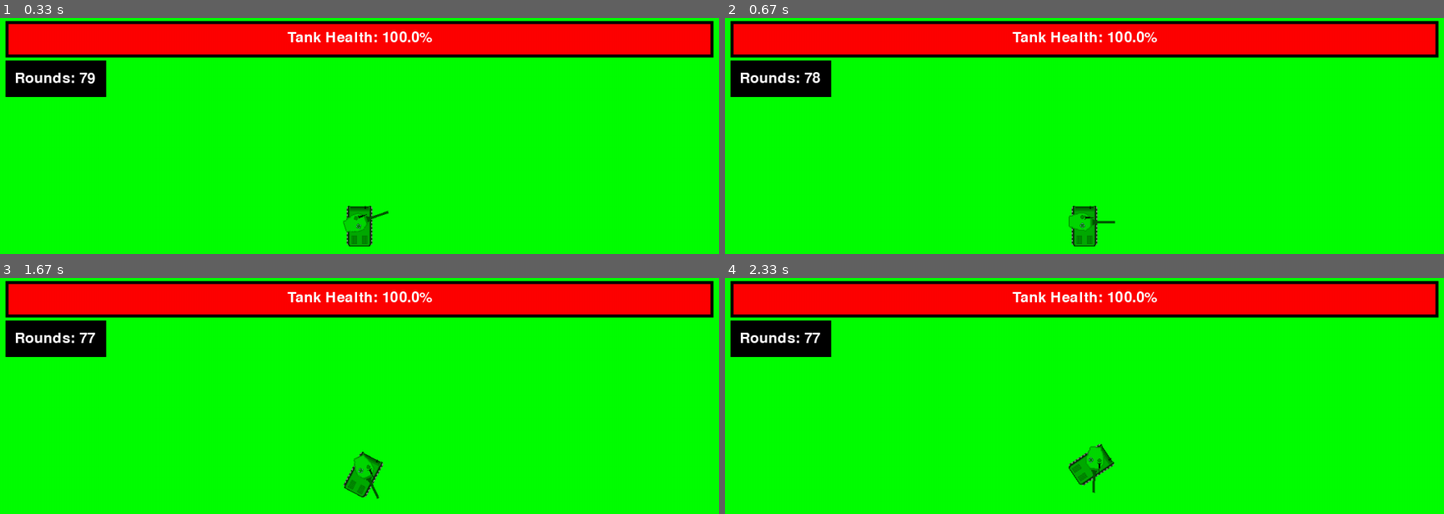
Above: before the commit, frames 1-4 (two rows, left to right).
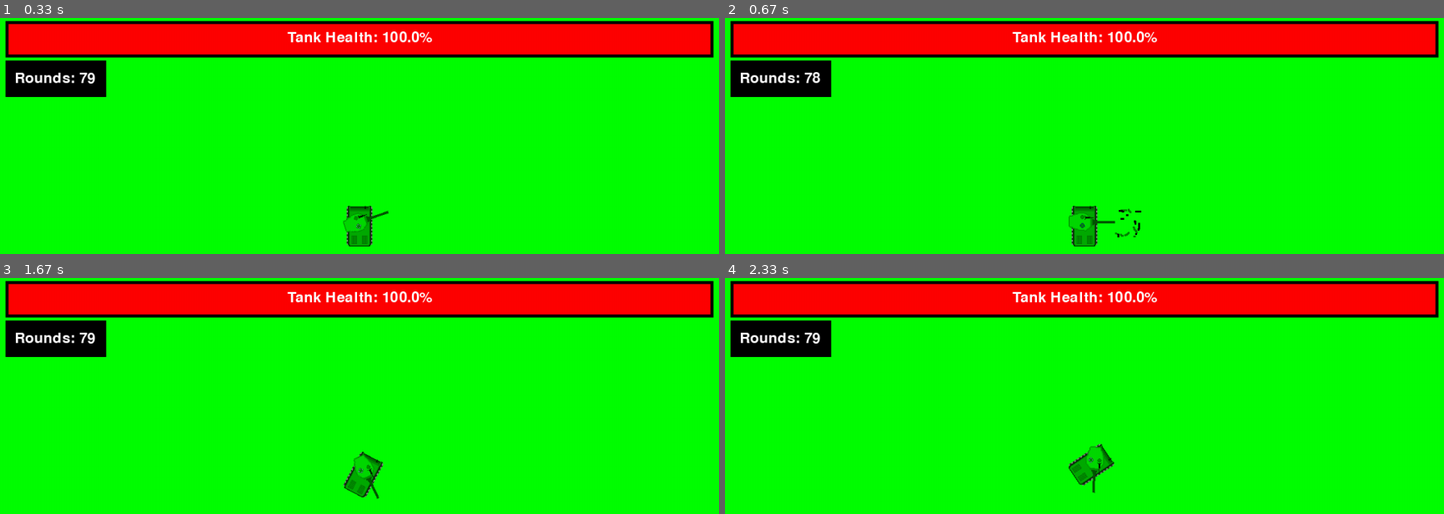
Above: after the commit, the same moments.

Repository: lorenzosharks/pygame_thingamajig
Game: pygame game, started from game.py
The game is run twice, just before and just after one commit, with the same random seed, the same clock (stepped at 60 frames per second) and the same inputs.
Inputs (mouse positions are in pixels of both pictures, inside the frame that each line leads up to):
- Up to frame 1 (0.33 s): no input
- Up to frame 2 (0.67 s): press the mouse at (1328, 209) at 0.37 s; move the mouse to (1206, 228) at 0.47 s; release the mouse at (1091, 249) at 0.6 s
- Up to frame 3 (1.67 s): tap B at 0.67 s; hold D 1-1.47 s; click (outside the picture) at 1.08 s; hold W from 1.5 s (still down); click (258, 509) at 1.58 s; tap 1 at 1.65 s
- Up to frame 4 (2.33 s): release W at 1.8 s; hold D 1.83-2.3 s; click (911, 398) at 1.92 s; tap B at 1.98 s

Frame 1 is identical in both runs. In frame 2, 0.1% of the frame differs, in the area x 49-58%, y 80-93%; in frame 3, less than 0.1%; in frame 4, less than 0.1%.

Commit message:
ah what ever

Diff:
--- a/game.py
+++ b/game.py
@@ -1,6 +1,7 @@
 import pygame
 import sys
 import math
+import tank_turret_animation
 
 pygame.init()
 
@@ -58,7 +59,7 @@
 backward_speed = 1
 muzzle_velocity = 10000
 rounds = 79
-reload_speed = 0 # In milliseconds
+reload_speed = 5000 # In milliseconds
 tank_shell_reload_time = 1000 # In milliseconds
 
 # Other flags
@@ -87,8 +88,32 @@
         angle -= 360
     return angle
 
+#Sprite sheet thing
+
+current_sprite = 18
+animation_clock = pygame.time.Clock()
+animation_speed = 10
+animation_complete = True
+
+# Load the spritesheet image
+spritesheet_image = pygame.image.load('better_turret_sprite_sheet.png')
+
+# Dimensions of each sprite
+sprite_height = spritesheet_image.get_height()
+
+# Calculate the number of sprites in the image
+num_sprites = spritesheet_image.get_width() // 50
+
+# Create a list to hold each sprite
+sprites = []
+for i in range(num_sprites):
+    sprite = spritesheet_image.subsurface((i * 50, 0, 50, sprite_height))
+    sprites.append(sprite)
+
+
 while run:
     screen.fill("Green")  # Green background
+
 
     # Reload, shooting, and closing things
     for event in pygame.event.get():
@@ -105,13 +130,14 @@
                     # Calculate initial velocity components based on turret angle
                     velocity_x = muzzle_velocity * math.cos(math.radians(current_shell_angle))
                     velocity_y = -muzzle_velocity * math.sin(math.radians(current_shell_angle))
-
                     shells.append((turret_x, turret_y, current_shell_angle, velocity_x, velocity_y, pygame.time.get_ticks()))
 
                     rounds -= 1
 
                     start_reload = pygame.time.get_ticks()
                     reload = True
+
+                    animation_complete = False
 
     if reload:
         current_time = pygame.time.get_ticks()
@@ -289,6 +315,22 @@
     screen.blit(rotated_body, rotated_rect.topleft)
     screen.blit(rotated_turret, rotated_rect_turret.topleft)
 
+    # Animation logic
+    if not animation_complete:
+        # Calculate rotated sprite
+        rotated_sprite = pygame.transform.rotate(sprites[current_sprite], current_turret_angle - 90)
+        rotated_rect_sprite = rotated_sprite.get_rect(center=(turret_x, turret_y))
+
+        # Draw rotated sprite
+        screen.blit(rotated_sprite, rotated_rect_sprite.topleft)
+
+        # Update animation frame
+        current_sprite = (current_sprite + 1) % num_sprites
+
+        # Check if animation is complete
+        if current_sprite == 18:
+            animation_complete = True  # Mark animation as complete once all frames have been shown
+
     # Draw health bar
     healthbar = pygame.draw.rect(screen, (0, 0, 0), (35, 5, screenW - 70, 60))
     pygame.draw.rect(screen, (255, 0, 0), (40, 10, health, 50))
--- /dev/null
+++ b/tank_turret_animation.py
@@ -0,0 +1,28 @@
+import pygame
+import sys
+
+def run_spritesheet_animation(image_path, sprite_width, x, y, angle):
+
+
+    # Load the spritesheet image
+    spritesheet_image = pygame.image.load(image_path)
+
+    # Dimensions of each sprite
+    sprite_height = spritesheet_image.get_height()
+
+    # Calculate the number of sprites in the image
+    num_sprites = spritesheet_image.get_width() // sprite_width
+
+    # Create a list to hold each sprite
+    sprites = []
+    for i in range(num_sprites):
+        sprite = spritesheet_image.subsurface((i * sprite_width, 0, sprite_width, sprite_height))
+        sprites.append(sprite)
+
+    # Animation settings
+    current_sprite = 0
+    clock = pygame.time.Clock()
+
+
+# Usage example:
+run_spritesheet_animation('better_turret_sprite_sheet.png', 50, 250, 250, 1000)
--- a/test.py
+++ b/test.py
@@ -5,9 +5,13 @@
 pygame.init()
 
 # Load images
-tank_body = pygame.image.load("tank.png")  # Replace "tank.png" with the path to your image
-tank_turret = pygame.image.load("turret_larger.png")  # Replace "turret.png" with the path to your image
+tank_body = pygame.image.load("better_body.png")  # Replace with your image path
+tank_turret = pygame.image.load("better_turret.png")  # Replace with your image path
 shell = pygame.image.load("bullet.png")
+
+# Load turret animation module
+
+# Assuming tank_turret_animation.py contents are integrated here
 
 # Screen setup
 pixels = pygame.display.Info()
@@ -15,7 +19,7 @@
 screenH = pixels.current_h - 50
 
 sizeW = 50
-sizeH = 50
+sizeH = 100
 
 x = screenW // 2 - tank_body.get_width() // 2
 y = screenH // 2 - tank_body.get_height() // 2
@@ -27,7 +31,7 @@
 # Screen and clock setup
 dt = 0
 clock = pygame.time.Clock()
-pygame.display.set_caption("Thing")
+pygame.display.set_caption("Tank Game")
 run = True
 screen = pygame.display.set_mode((screenW, screenH))
 allowed = True
@@ -43,7 +47,7 @@
 angle_radians = 0
 
 # Turret rotation speed (degrees per second)
-max_turret_rotation_speed = 10000
+max_turret_rotation_speed = 60
 current_turret_angle = 0
 current_shell_angle = 0
 
@@ -52,9 +56,25 @@
 tank_speed = 0
 body_rotation_speed = 1
 backward_speed = 1
+muzzle_velocity = 10000
+rounds = 79
+reload_speed = 5000  # In milliseconds
+tank_shell_reload_time = 1000  # In milliseconds
 
 # Other flags
 allowed_rotation = True
+allowed_fire = True
+disable_reload = False
+tank_reload_time = False
+
+# Other thingamajigs
+velocity_x = 0
+velocity_y = 0
+
+# Reload logic
+start_reload = None
+reload = False
+bruh = False
 
 # Shell data structure
 shells = []
@@ -67,22 +87,90 @@
         angle -= 360
     return angle
 
+# Sprite sheet thing
+
+current_sprite = 18
+animation_clock = pygame.time.Clock()
+animation_speed = 10
+animation_complete = True
+
+# Load the spritesheet image
+spritesheet_image = pygame.image.load('better_turret_sprite_sheet.png')
+
+# Dimensions of each sprite
+sprite_height = spritesheet_image.get_height()
+
+# Calculate the number of sprites in the image
+num_sprites = spritesheet_image.get_width() // 50
+
+# Create a list to hold each sprite
+sprites = []
+for i in range(num_sprites):
+    sprite = spritesheet_image.subsurface((i * 50, 0, 50, sprite_height))
+    sprites.append(sprite)
+
+# Main loop
 while run:
-    screen.fill("green")
-
+
+    screen.fill("Green")  # Green background
+
+    # Handle events
     for event in pygame.event.get():
         if event.type == pygame.QUIT:
             run = False
 
         if event.type == pygame.MOUSEBUTTONDOWN:
-            mouse_buttons = pygame.mouse.get_pressed()
-            if mouse_buttons[0]:
-                turret_x = x + sizeW // 2
-                turret_y = y + sizeH // 2
-                shells.append((turret_x, turret_y, current_shell_angle))
-
+            if reload == False and allowed_fire == True:
+                mouse_buttons = pygame.mouse.get_pressed()
+                if mouse_buttons[0]:
+                    turret_x = x + sizeW // 2
+                    turret_y = y + sizeH // 2
+
+                    # Calculate initial velocity components based on turret angle
+                    velocity_x = muzzle_velocity * math.cos(math.radians(current_shell_angle))
+                    velocity_y = -muzzle_velocity * math.sin(math.radians(current_shell_angle))
+                    shells.append((turret_x, turret_y, current_shell_angle, velocity_x, velocity_y, pygame.time.get_ticks()))
+
+                    rounds -= 1
+                    start_reload = pygame.time.get_ticks()
+                    reload = True
+                    animation_complete = False
+
+    # Reload logic
+    if reload:
+        current_time = pygame.time.get_ticks()
+        elapsed_time_reload = current_time - start_reload
+        if elapsed_time_reload >= reload_speed:
+            reload = False
+
+    # Update allowed fire flag
+    if rounds <= 0:
+        allowed_fire = False
+    elif rounds > 0:
+        allowed_fire = True
+
+    # Key handling
     key = pygame.key.get_pressed()
 
+    # Reload handling
+    if disable_reload == False and tank_reload_time == False:
+        key_reload = pygame.key.get_pressed()
+        if key_reload[pygame.K_b]:
+            rounds += 1
+            tank_start_reload_time = pygame.time.get_ticks()
+            print("b")
+            bruh = True
+            tank_reload_time = True
+
+    # Tank reload handling
+    if bruh:
+        bruh_current_time = pygame.time.get_ticks()
+        bruh_elapsed_time_reload = bruh_current_time - tank_start_reload_time
+        if bruh_elapsed_time_reload >= tank_shell_reload_time:
+            tank_reload_time = False
+            bruh = False
+
+    # Key controls
     if key[pygame.K_1]:
         allowed_rotation = False
 
@@ -122,6 +210,7 @@
         angle = 0
         shells.clear()
 
+    # Health management
     if health < 0:
         health = 0
         allowed = False
@@ -133,6 +222,7 @@
             if key[pygame.K_p]:
                 health += 5
 
+    # Screen boundaries
     if x < 0:
         x = 0
     elif x > screenW - sizeW:
@@ -142,9 +232,7 @@
     elif y > screenH - sizeH:
         y = screenH - sizeH
 
-    rotated_body = pygame.transform.rotate(tank_body, angle)
-    rotated_rect = rotated_body.get_rect(center=(x + sizeW // 2, y + sizeH // 2))
-
+    # Turret aiming and rotation
     if allowed_rotation:
         mouse_x, mouse_y = pygame.mouse.get_pos()
         turret_x = x + sizeW // 2
@@ -183,29 +271,76 @@
         else:
             current_shell_angle -= rotation_speed
 
+    # Rotated images
+    rotated_body = pygame.transform.rotate(tank_body, angle)
+    rotated_rect = rotated_body.get_rect(center=(x + sizeW // 2, y + sizeH // 2))
+
     rotated_shell = pygame.transform.rotate(shell, current_shell_angle - 90)
-    rotated_rect_shell = rotated_shell.get_rect(center=rotated_rect.center)
+    rotated_rect_shell = rotated_shell.get_rect(center=(rotated_rect.centerx + 25, rotated_rect.centery + 25))
 
     rotated_turret = pygame.transform.rotate(tank_turret, current_turret_angle - 90)
     rotated_rect_turret = rotated_turret.get_rect(center=rotated_rect.center)
 
-    # Draw the rotated images
+    # Update and draw shell positions
+    shells_to_remove = []
+    for i, shell_pos in enumerate(shells):
+        turret_x, turret_y, shell_angle, velocity_x, velocity_y, start_time = shell_pos
+        elapsed_time = pygame.time.get_ticks() - start_time
+
+        # Update shell position based on velocity
+        shell_x = turret_x + velocity_x * elapsed_time / 1000
+        shell_y = turret_y + velocity_y * elapsed_time / 1000
+
+        if elapsed_time > 5000:  # 5000 milliseconds = 5 seconds
+            shells_to_remove.append(i)
+        else:
+            rotated_shell = pygame.transform.rotate(shell, shell_angle - 90)
+            rotated_rect_shell = rotated_shell.get_rect(center=(shell_x, shell_y))
+            screen.blit(rotated_shell, rotated_rect_shell.topleft)
+
+    # Remove expired shells
+    for index in sorted(shells_to_remove, reverse=True):
+        del shells[index]
+
+    # Draw rotated images
     screen.blit(rotated_body, rotated_rect.topleft)
     screen.blit(rotated_turret, rotated_rect_turret.topleft)
 
-    # Draw and update shell positions
-    for shell_pos in shells:
-        shell_x, shell_y, shell_angle = shell_pos
-        rotated_shell = pygame.transform.rotate(shell, shell_angle - 90)
-        rotated_rect_shell = rotated_shell.get_rect(center=(shell_x, shell_y))
-        screen.blit(rotated_shell, rotated_rect_shell.topleft)
+    if not animation_complete:
+        # Calculate rotated sprite
+        rotated_sprite = pygame.transform.rotate(sprites[current_sprite], current_turret_angle - 90)
+
+        turret_x += x
+
+        turret_y += y
+
+        rotated_rect_sprite = rotated_sprite.get_rect(center=(turret_x-x, turret_y-y))
+        rotated_sprite = pygame.transform.rotate(sprites[current_sprite], current_turret_angle - 90)
+
+        # Draw rotated sprite
+        screen.blit(rotated_sprite, rotated_rect_sprite.topleft)
+
+        # Update animation frame
+        current_sprite = (current_sprite + 1) % num_sprites
+
+        # Check animation completion
+        if current_sprite == 18:
+            animation_complete = True
+
+
+    # Animation logic
 
     # Draw health bar
-    healthbar = pygame.draw.rect(screen, "black", (35, 5, screenW - 70, 60))
-    pygame.draw.rect(screen, "red", (40, 10, health, 50))
+    healthbar = pygame.draw.rect(screen, (0, 0, 0), (35, 5, screenW - 70, 60))
+    pygame.draw.rect(screen, (255, 0, 0), (40, 10, health, 50))
     font = pygame.font.Font(None, 36)
     text_surface = font.render(f"Tank Health: {round(health / ((screenW - 80) / 100), 1)}%", True, (255, 255, 255))
-    screen.blit(text_surface, (screenW / 2 - text_surface.get_width() / 2, 20))
+    screen.blit(text_surface, (screenW // 2 - text_surface.get_width() // 2, 20))
+
+    # Rounds display
+    number_of_rounds = font.render(f"Rounds: {rounds}", True, (255, 255, 255))
+    ammo = pygame.draw.rect(screen, (0, 0, 0), (35, 70, 165, 60))
+    screen.blit(number_of_rounds, (50, 87))
 
     pygame.display.update()
     dt = clock.tick(60) / 1000
Binary file added: better_turret_sprite_sheet.png
